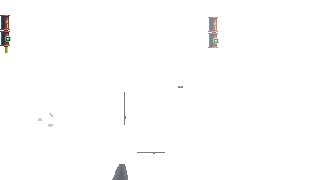
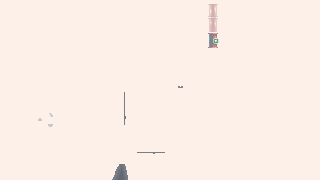
Comparing the layer stacks of the two 320px x 180px images. Changes:
showed "Layer #1", moved it above "25", painted on it over [0, 0, 320, 180]
painted on "25" over [208, 4, 218, 32]
renamed "Layer #5" to "30", opacity 100% → 30%, painted on it over [0, 4, 217, 53]
added layer "35" (35%) above "40" over [210, 4, 216, 32]
added layer "40" (40%) above "Layer #2" over [211, 4, 215, 32]
painted on "Layer #2" over [208, 17, 218, 33]
